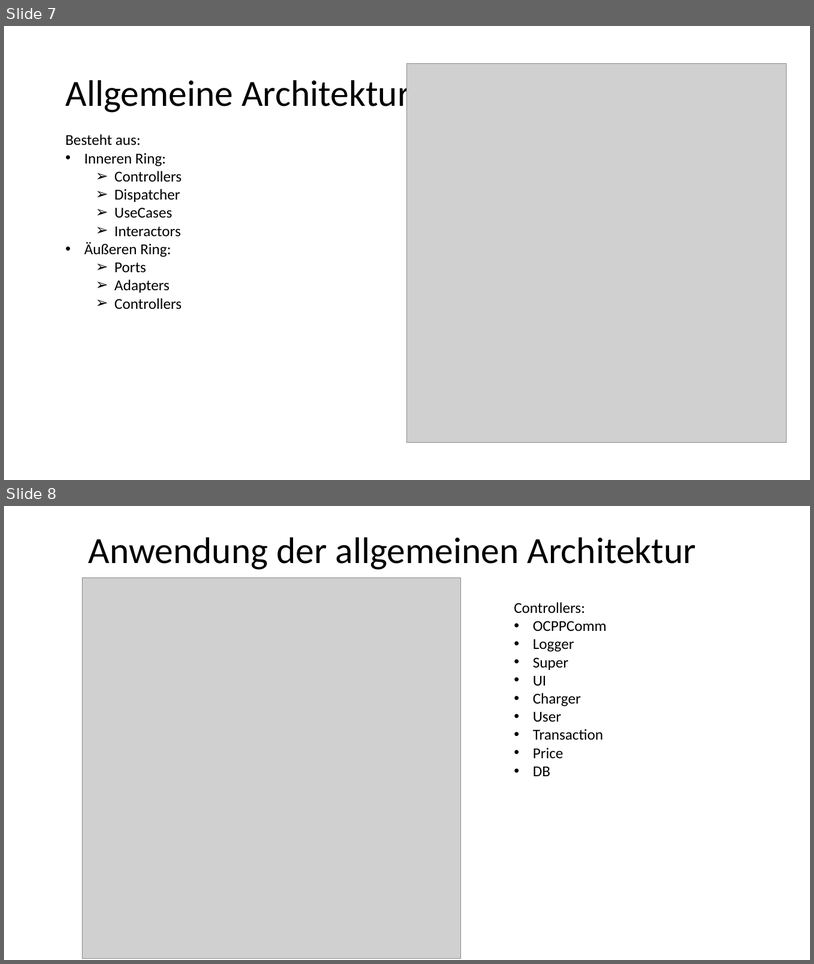
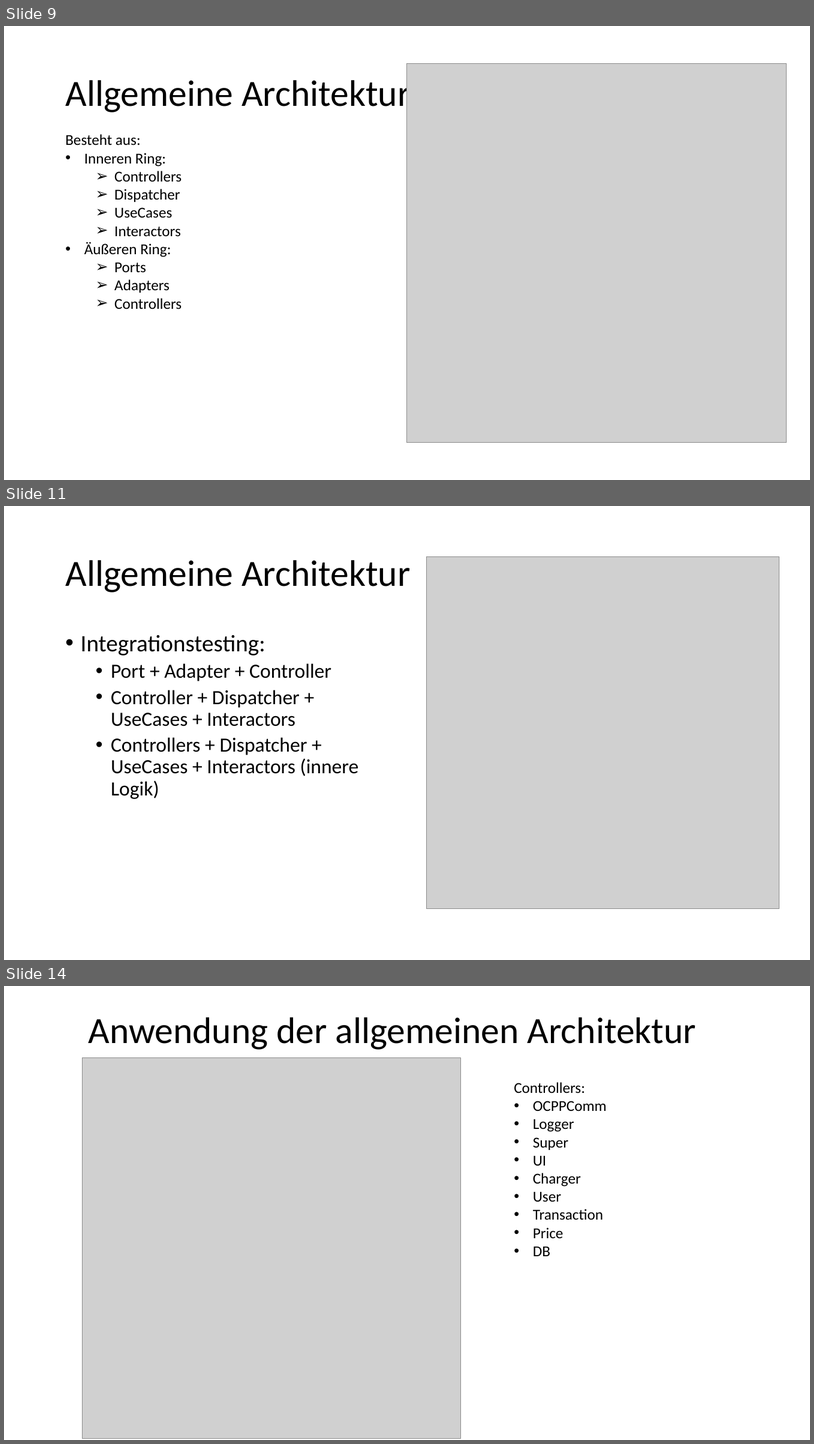
Before and after one commit to IvanAgibalov97/Praxisbericht, a slide deck: präsentation.pptx. Shown one above the other, each under a label of ours: slides 7 and 8 before the commit, slides 9, 11 and 14 after it; the slides between them are not shown. The pictures are 814x964 and 814x1444 pixels, drawn with LibreOffice and Linux fonts; fonts in the diff are those of the drawing; grey boxes stand for pictures. Boxes give left, top, right and bottom in pixels: in the first picture for what was removed or moved away, otherwise in the second. Text is boxed around its words. In the diff, an @@ line names an element or a change of style, - is before the commit and + after.

```diff
--- a/präsentation.pptx
+++ b/präsentation.pptx
@@ slide 11 added at (4, 506, 810, 960), background #FFFFFF @@
@@ picture added at (427, 557, 780, 908) @@
@@ title added at (65, 560, 410, 592), 44 pt, text #000000 @@
+Allgemeine Architektur
@@ text added at (81, 635, 359, 799), 24 pt, text #000000 @@
+• Integrationstesting:
+  • Port + Adapter + Controller
+  • Controller + Dispatcher + UseCases + Interactors
+  • Controllers + Dispatcher + UseCases + Interactors (innere Logik)
@@ what was slide 7 is now slide 9 @@
@@ what was slide 8 is now slide 14 @@
```
Also in this commit, not shown: 5 slides changed, 9 other slides added, 2 slides removed, 16 other files.
